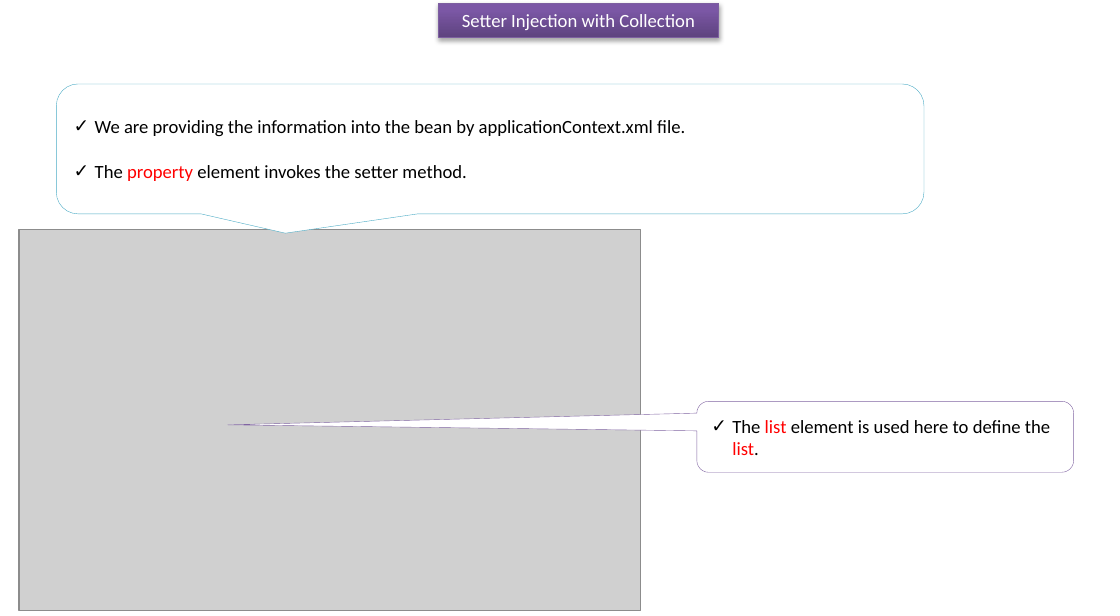
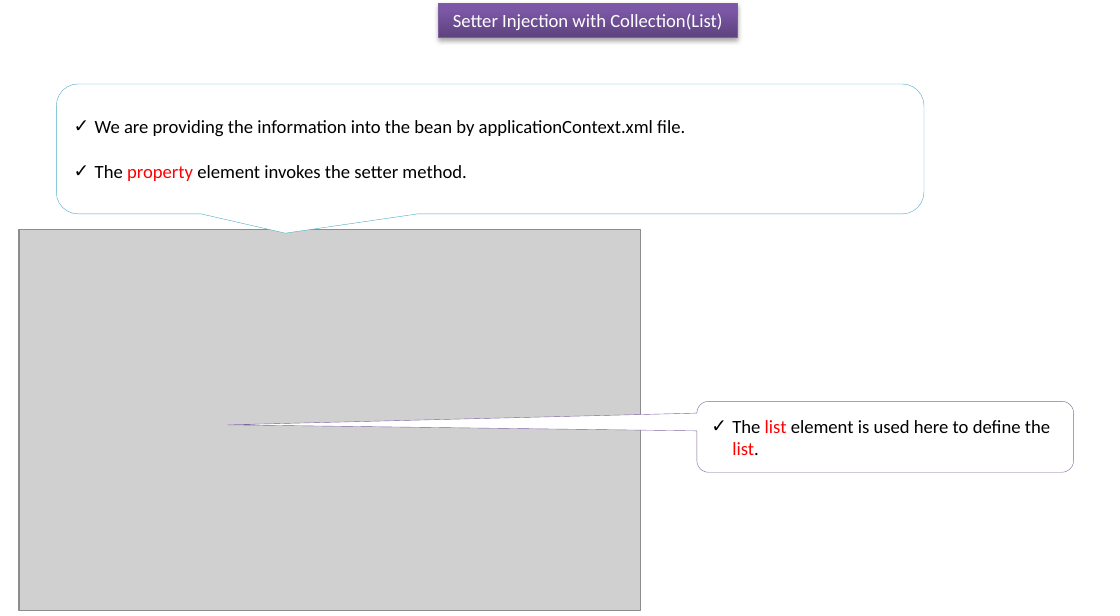
Before and after one commit to ramram43210/javaee, a slide deck: slide 3 of Later/Spring/4_Dependency_Injection/18/Setter Injection with Collection-List.pptx. Drawn at 1120x616 pixels with LibreOffice and Linux fonts; fonts in the diff are those of the drawing; grey boxes stand for pictures. Boxes give left, top, right and bottom in pixels: in the first picture for what was removed or moved away, otherwise in the second. Text is boxed around its words. In the diff, an @@ line names an element or a change of style, - is before the commit and + after.

```diff
--- a/Later/Spring/4_Dependency_Injection/18/Setter Injection with Collection-List.pptx
+++ b/Later/Spring/4_Dependency_Injection/18/Setter Injection with Collection-List.pptx
@@ rectangle "Setter Injection with Collection(List)": place and size @@
-rectangle "Setter Injection with Collection(List)" at box(439, 3, 719, 37)
+rectangle "Setter Injection with Collection(List)" at box(439, 3, 738, 37)
@@ text in rectangle at box(453, 13, 722, 30): text changed @@
-Setter Injection with Collection
+Setter Injection with Collection(List)
```
Also in this commit, not shown: 4 other slides changed, 17 other files.
